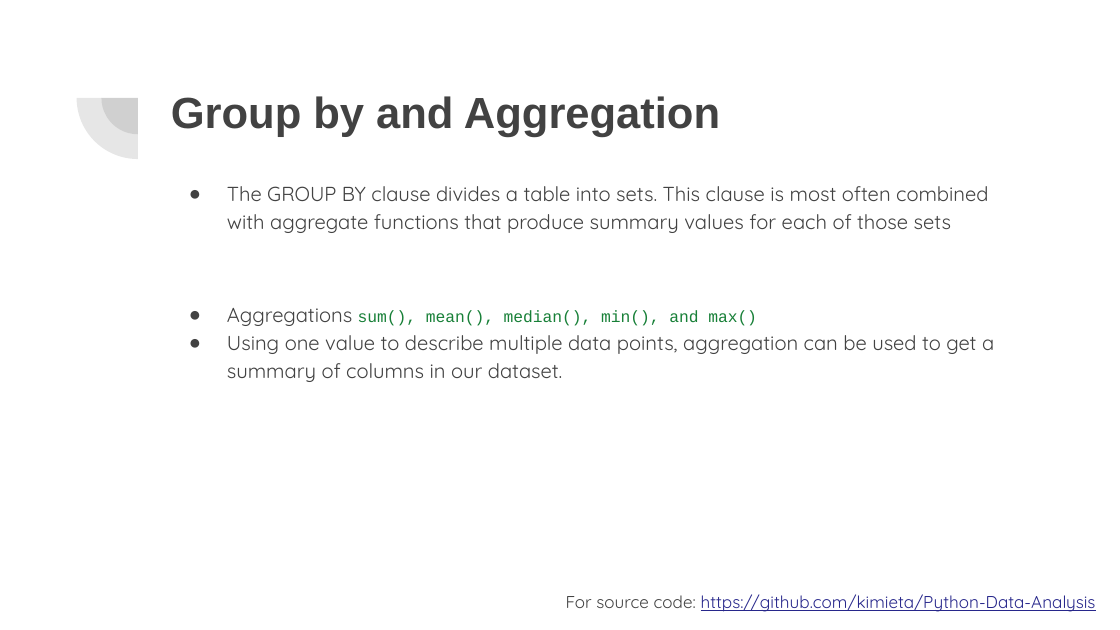
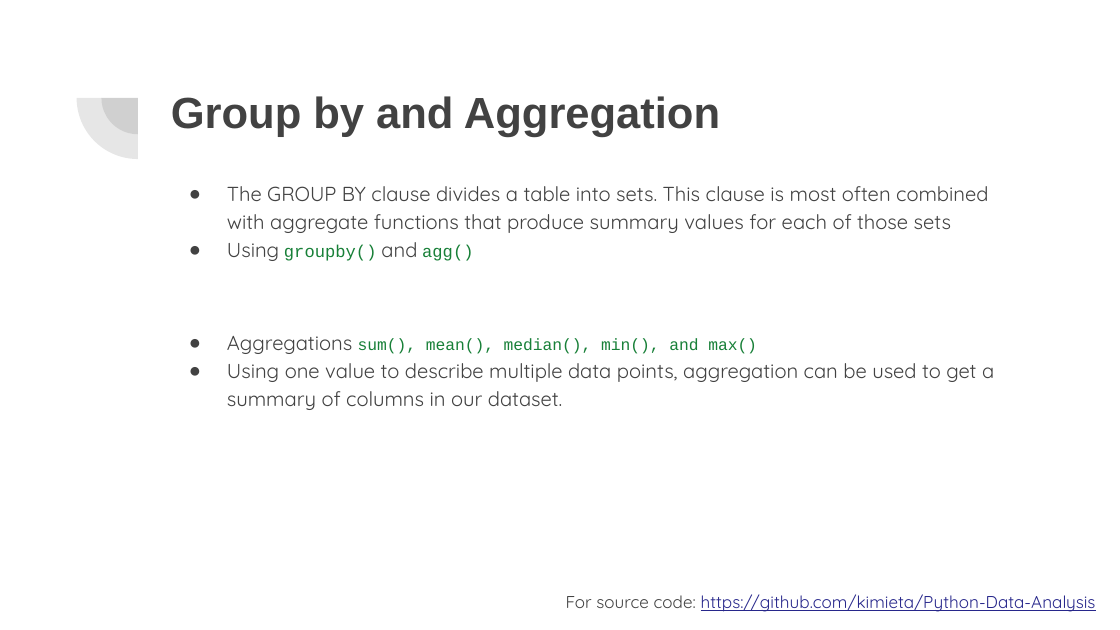
Before and after one commit to kimieta/Python-Data-Analysis, a slide deck: slide 14 of Data Analysis 2.pptx. Drawn at 1120x630 pixels with LibreOffice and Linux fonts; fonts in the diff are those of the drawing. Boxes give left, top, right and bottom in pixels: in the first picture for what was removed or moved away, otherwise in the second. Text is boxed around its words. In the diff, an @@ line names an element or a change of style, - is before the commit and + after.

```diff
--- a/Data Analysis 2.pptx
+++ b/Data Analysis 2.pptx
@@ text at bbox=[227, 242, 473, 261]: paragraph added @@
+● Using groupby() and agg()
```
Also in this commit, not shown: 2 other slides changed.
